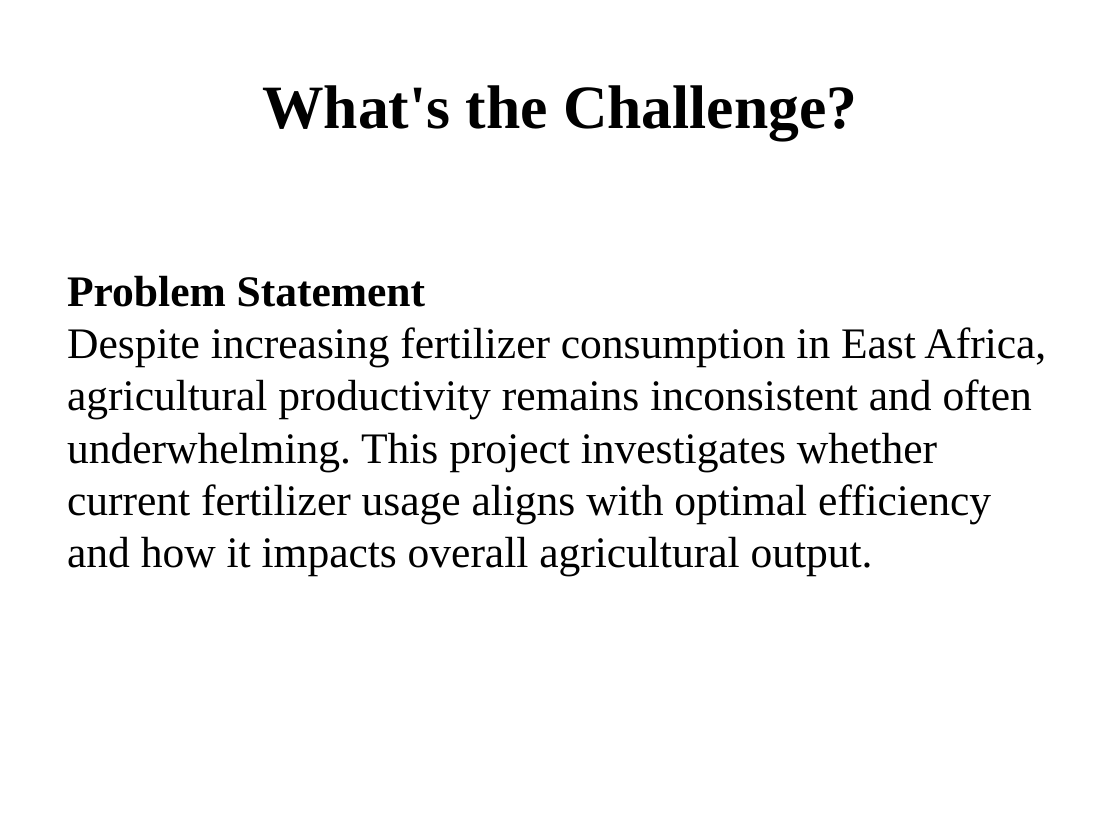
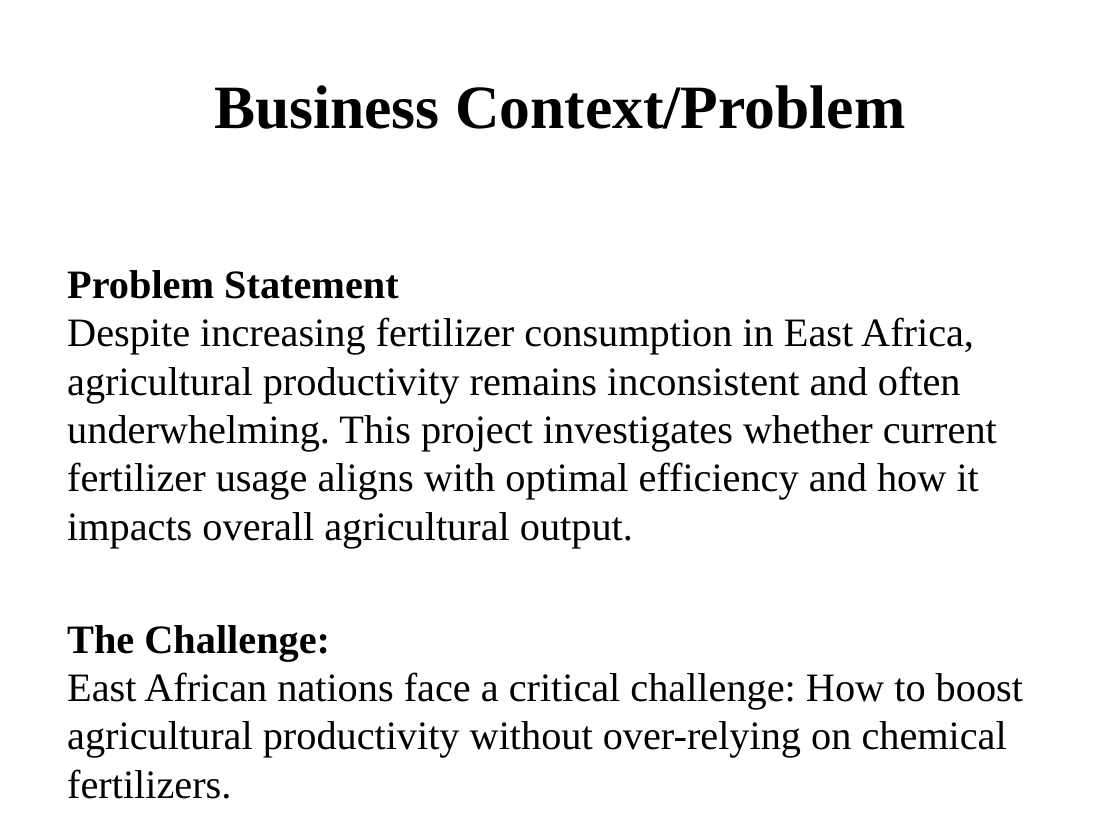
Before and after one commit to Rodgerdev/east-africa-fertilizer-project, a slide deck: slide 2 of East_Africa_Fertilizer_Presentation.pptx. Drawn at 1120x840 pixels with LibreOffice and Linux fonts; fonts in the diff are those of the drawing; background and template pictures are left out. Boxes give left, top, right and bottom in pixels: in the first picture for what was removed or moved away, otherwise in the second. Text is boxed around its words. In the diff, an @@ line names an element or a change of style, - is before the commit and + after.

```diff
--- a/East_Africa_Fertilizer_Presentation.pptx
+++ b/East_Africa_Fertilizer_Presentation.pptx
@@ title at (214, 85, 905, 129): text changed @@
-What's the Challenge?
+Business Context/Problem
@@ text at (67, 270, 997, 548): size 28 to 25.9 pt in "Problem Statement Despite increasing fertilizer consumption  ..." @@
@@ text at (67, 625, 1023, 758): paragraph added @@
+The Challenge:
+East African nations face a critical challenge: How to boost agricultural productivity without over-relying on chemical fertilizers.
```
Also in this commit, not shown: 6 other slides changed, 7 slides added, 2 slides removed.
